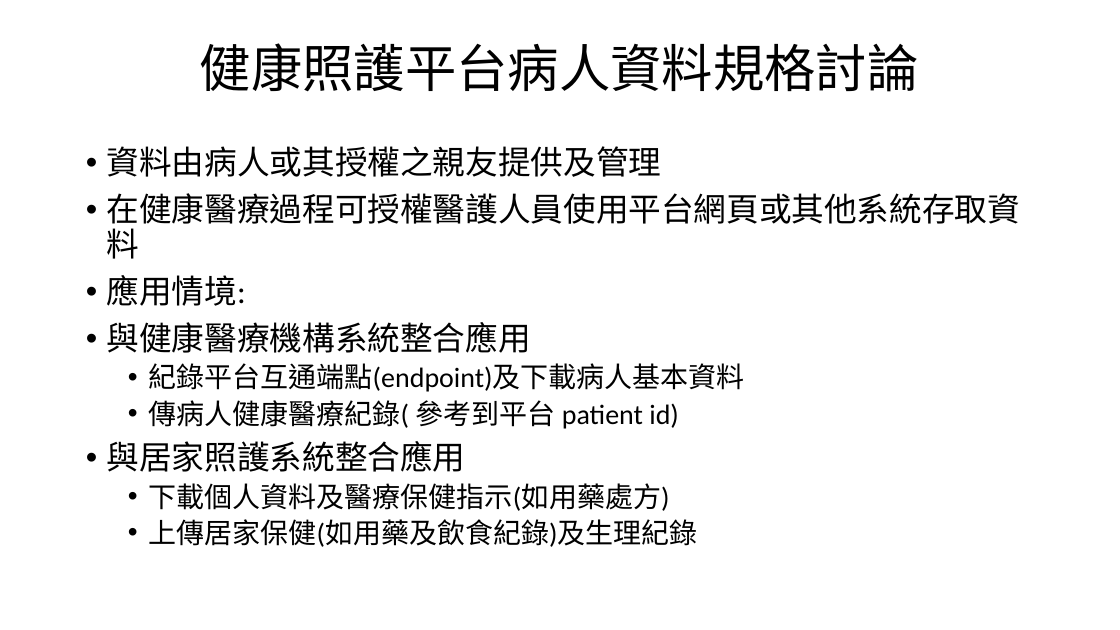
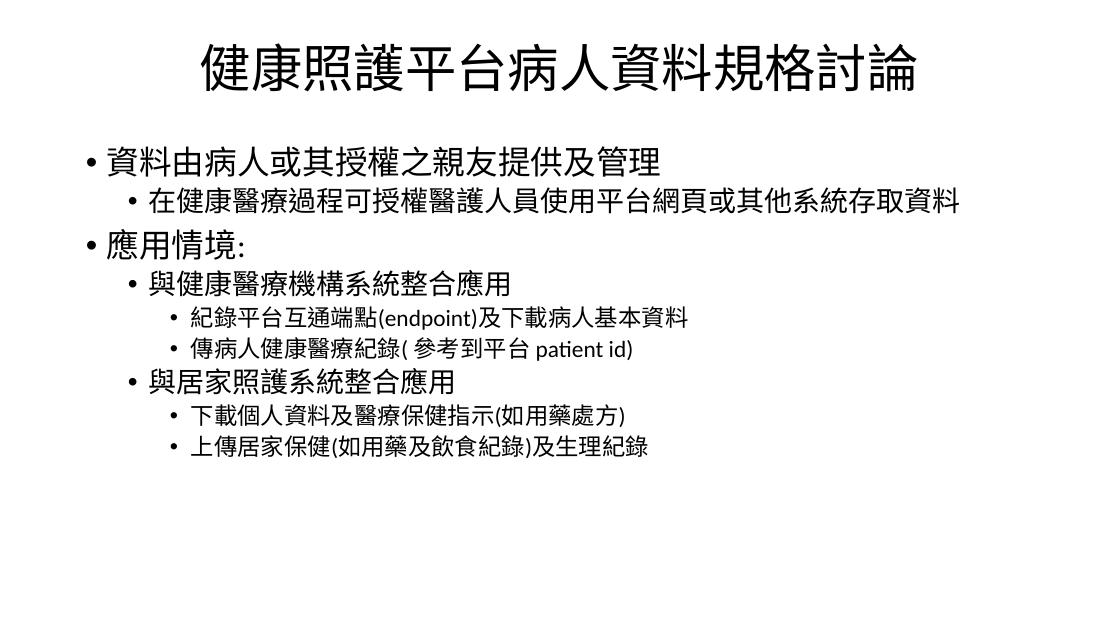
Before and after one commit to mos2718/FHIRspec, a slide deck: slide 10 of Spec/Patient/FHIRPatientDataSharing.pptx (slide 12 before the commit). Drawn at 1120x630 pixels with LibreOffice and Linux fonts; fonts in the diff are those of the drawing. Boxes give left, top, right and bottom in pixels: in the first picture for what was removed or moved away, otherwise in the second. Text is boxed around its words. In the diff, an @@ line names an element or a change of style, - is before the commit and + after.

Commit message:
Patient PHR

```diff
--- a/Spec/Patient/FHIRPatientDataSharing.pptx
+++ b/Spec/Patient/FHIRPatientDataSharing.pptx
@@ text at bbox=[149, 187, 961, 458]: size 28 to 24 pt in "在健康醫療過程可授權醫護人員使用平台網頁或其他系統存取資料", "與健康醫療機構系統整合應用", "與居家照護系統整合應用"; size 24 to 20 pt in "紀錄平台互通端點(endpoint)及下載病人基本資料", "傳病人健康醫療紀錄( 參考到平台 patient id)", "下載個人資料及醫療保健指示(如用藥處方)", "上傳居家保健(如用藥及飲食紀錄)及生理紀錄"; list level 1 to 2 in "在健康醫療過程可授權醫護人員使用平台網頁或其他系統存取資料"; list level 1 to 2 in "與健康醫療機構系統整合應用"; list level 2 to 3 in "紀錄平台互通端點(endpoint)及下載病人基本資料"; list level 2 to 3 in "傳病人健康醫療紀錄( 參考到平台 patient id)"; list level 1 to 2 in "與居家照護系統整合應用"; list level 2 to 3 in "下載個人資料及醫療保健指示(如用藥處方)"; list level 2 to 3 in "上傳居家保健(如用藥及飲食紀錄)及生理紀錄" @@
```
Also in this commit, not shown: 13 slides removed, 2 other files.
